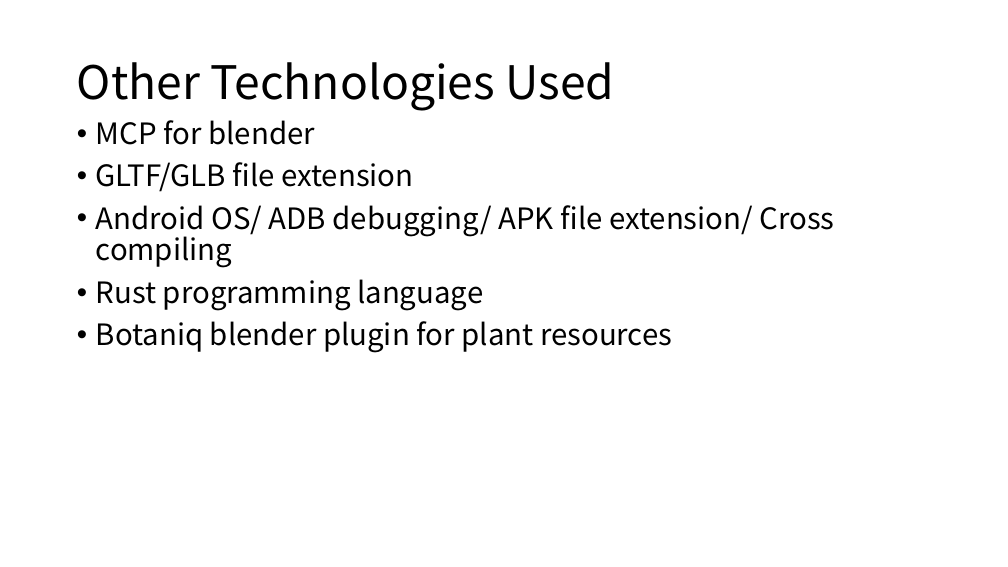
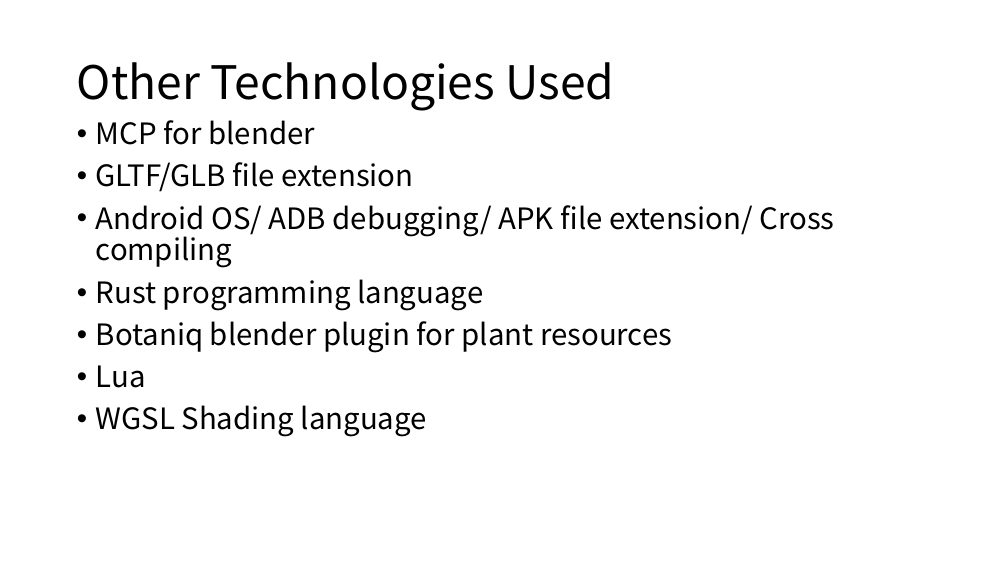
Before and after one commit to boycececil666gmailcom/webgpu-renderer, a slide deck: slide 9 of WebGPU Renderer.pptx. Drawn at 1008x567 pixels with LibreOffice and Linux fonts; fonts in the diff are those of the drawing. Boxes give left, top, right and bottom in pixels: in the first picture for what was removed or moved away, otherwise in the second. Text is boxed around its words. In the diff, an @@ line names an element or a change of style, - is before the commit and + after.

```diff
--- a/WebGPU Renderer.pptx
+++ b/WebGPU Renderer.pptx
@@ text at [96,365,427,437]: paragraphs added @@
+• Lua
+• WGSL Shading language
```
Also in this commit, not shown: 1 other slide changed, 2 slides added, 35 other files.
